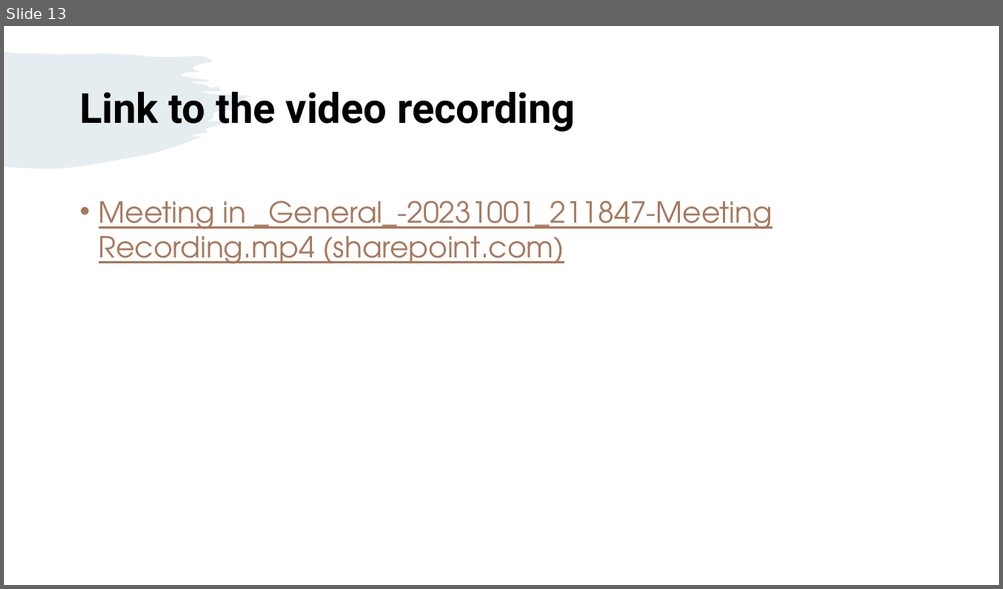
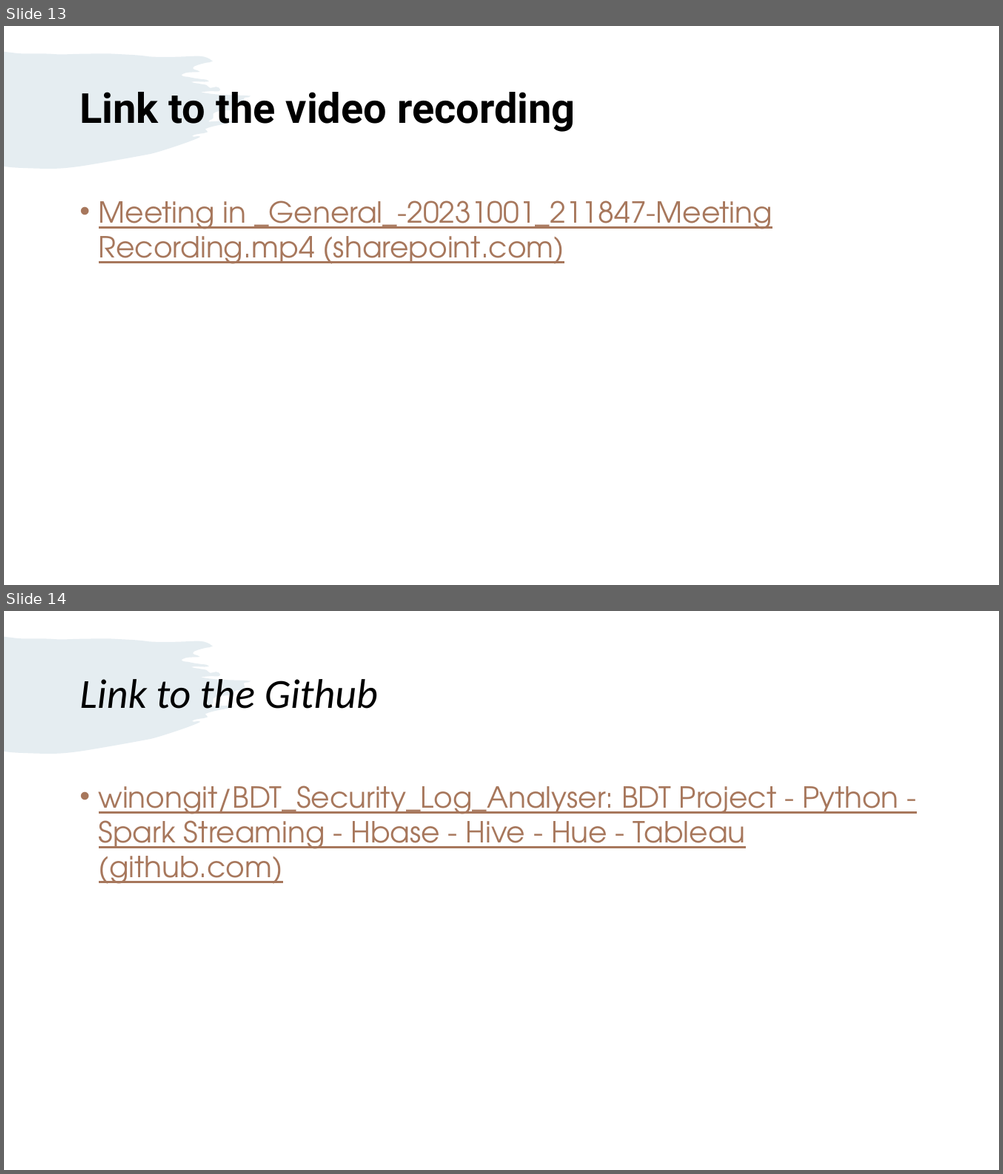
Before and after one commit to winongit/BDT_Security_Log_Analyser, a slide deck: BDT Final Project.pptx. Shown one above the other, each under a label of ours: slide 13 before the commit, slides 13 and 14 after it. The pictures are 1003x589 and 1003x1174 pixels, drawn with LibreOffice and Linux fonts; fonts in the diff are those of the drawing. Boxes give left, top, right and bottom in pixels: in the first picture for what was removed or moved away, otherwise in the second. Text is boxed around its words. In the diff, an @@ line names an element or a change of style, - is before the commit and + after.

Commit message:
updated github link

```diff
--- a/BDT Final Project.pptx
+++ b/BDT Final Project.pptx
@@ slide 14 added at (4,611,999,1170), background #FFFFFF; not listed: 1 template element that a slide beside it also shows @@
@@ title added at (79,679,378,709), 40 pt, text #000000, italic @@
+Link to the Github
@@ text added at (99,786,899,884), 28 pt, text #A7775C, underline @@
+• winongit/BDT_Security_Log_Analyser: BDT Project - Python - Spark Streaming - Hbase - Hive - Hue - Tableau (github.com)
```
